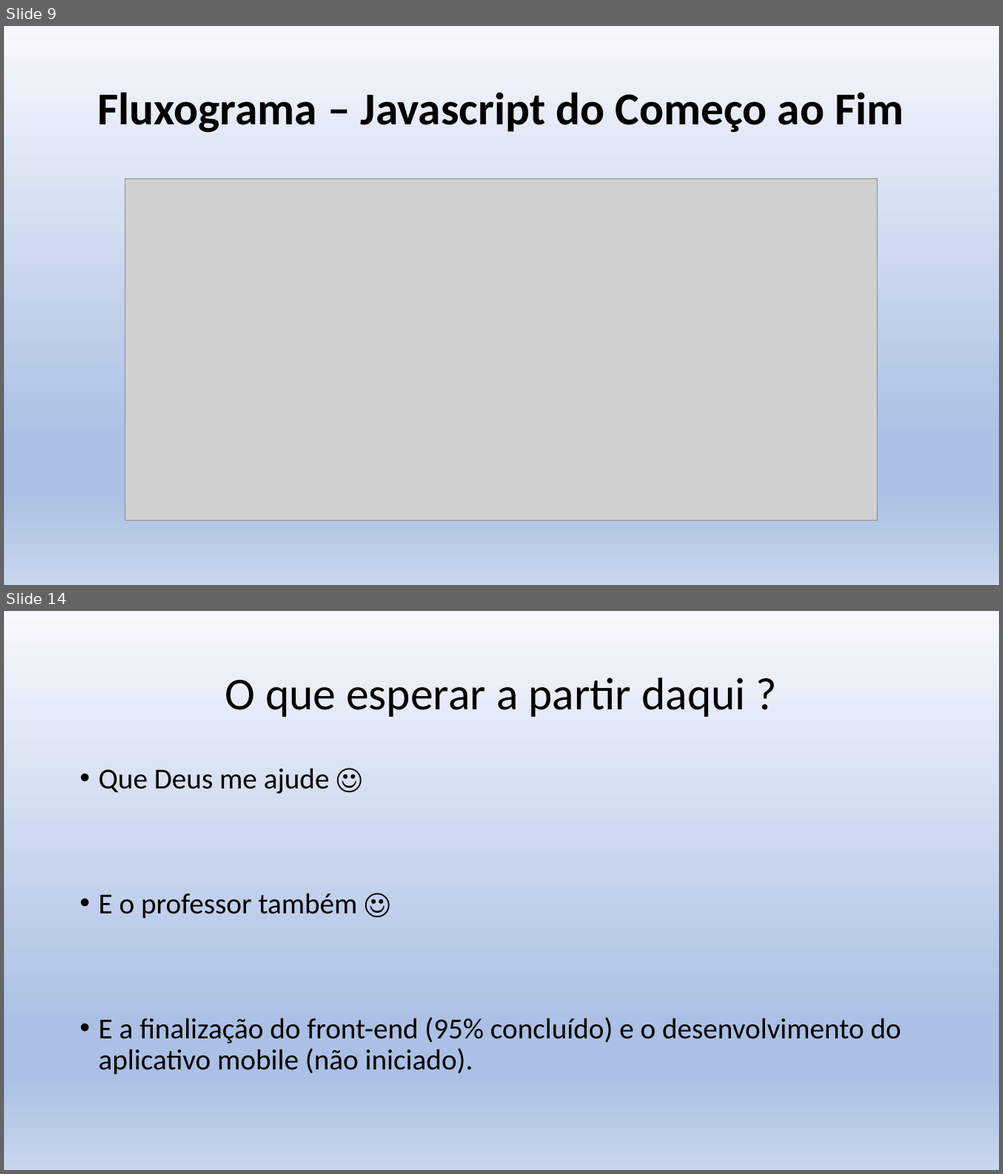
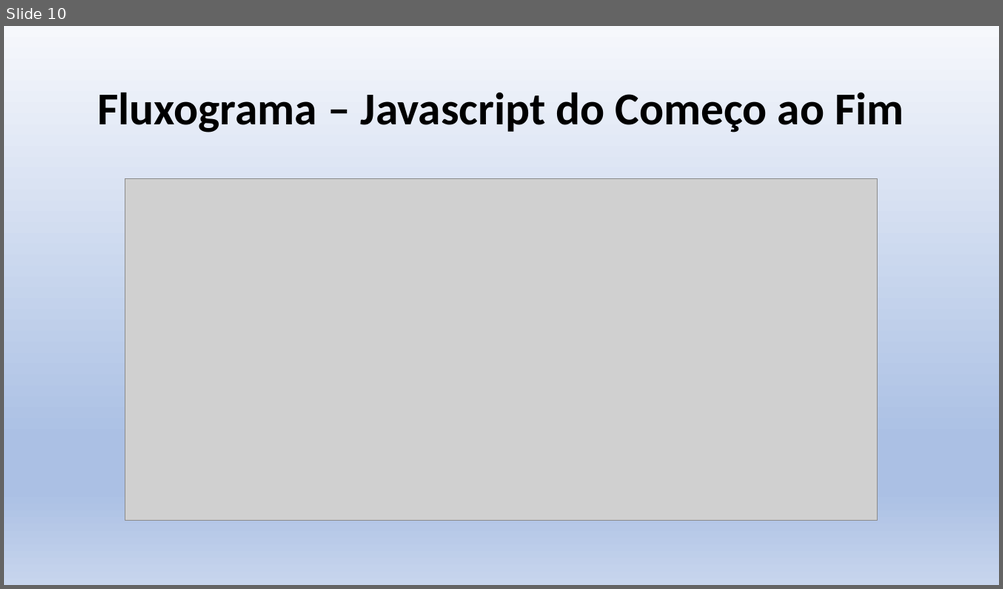
Before and after one commit to bprates10/banda-mestra-web, a slide deck: Banda Mestra Ap1.pptx. Shown one above the other, each under a label of ours: slides 9 and 14 before the commit, slide 10 after it; the slides between them are not shown. The pictures are 1003x1174 and 1003x589 pixels, drawn with LibreOffice and Linux fonts; fonts in the diff are those of the drawing; grey boxes stand for pictures. Boxes give left, top, right and bottom in pixels: in the first picture for what was removed or moved away, otherwise in the second. Text is boxed around its words. In the diff, an @@ line names an element or a change of style, - is before the commit and + after.

```diff
--- a/Banda Mestra Ap1.pptx
+++ b/Banda Mestra Ap1.pptx
@@ slide 14 removed at bbox=[4, 611, 999, 1170], background gradient #F6F8FC to #ABC0E4 to #C7D5ED @@
@@ title removed at bbox=[225, 678, 745, 717] @@
-O que esperar a partir daqui ?
@@ text removed at bbox=[99, 768, 901, 1075] @@
-• Que Deus me ajude ☺
-• E o professor também ☺
-• E a finalização do front-end (95% concluído) e o desenvolvimento do aplicativo mobile (não iniciado).
@@ what was slide 9 is now slide 10 @@
```
Also in this commit, not shown: 10 slides changed, 6 slides added, 6 other files.
